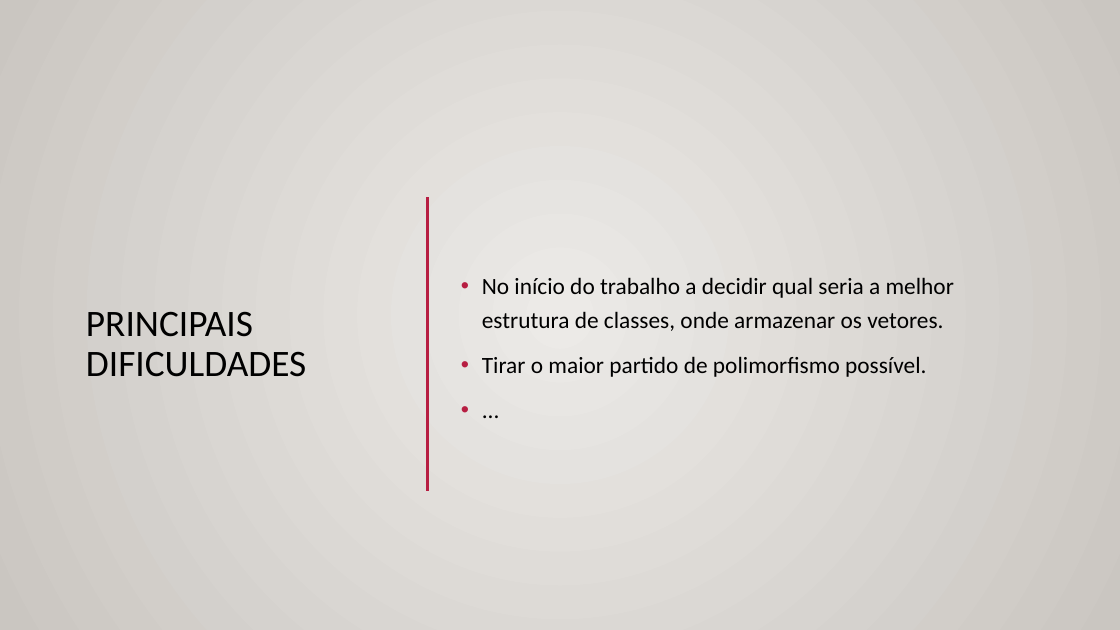
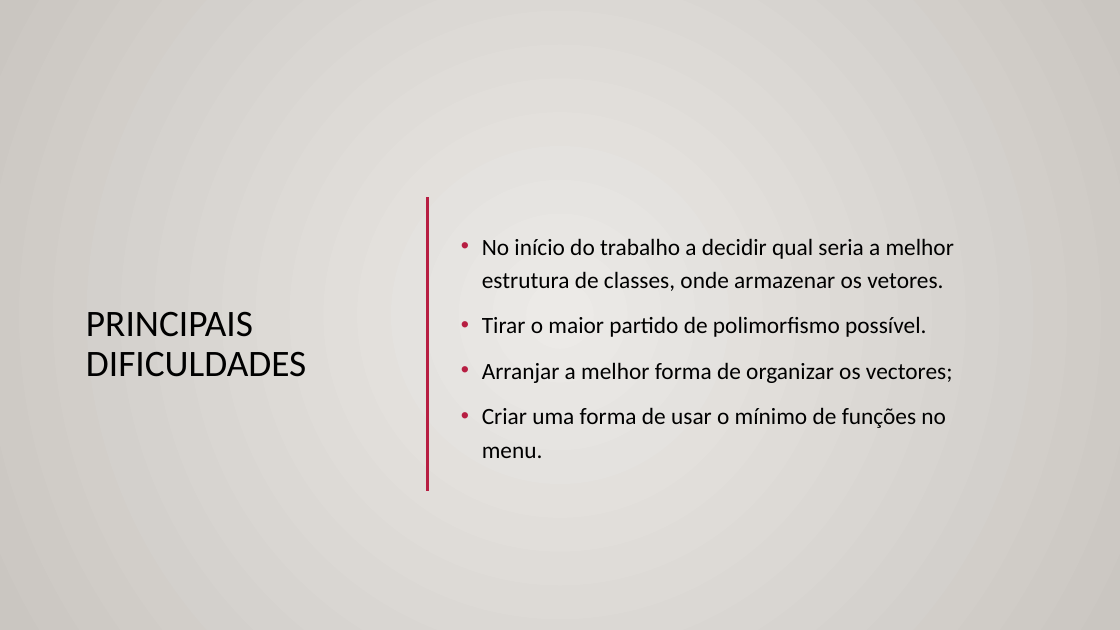
Before and after one commit to tiago-falves/Team_Manager, a slide deck: slide 11 of Presentation.pptx. Drawn at 1120x630 pixels with LibreOffice and Linux fonts; fonts in the diff are those of the drawing; background and template pictures are left out. Boxes give left, top, right and bottom in pixels: in the first picture for what was removed or moved away, otherwise in the second. Text is boxed around its words. In the diff, an @@ line names an element or a change of style, - is before the commit and + after.

```diff
--- a/Presentation.pptx
+++ b/Presentation.pptx
@@ text at [482, 362, 953, 458]: text changed @@
-• ...
+• Arranjar a melhor forma de organizar os vectores;
+• Criar uma forma de usar o mínimo de funções no menu.
```
Also in this commit, not shown: 1 other file.
